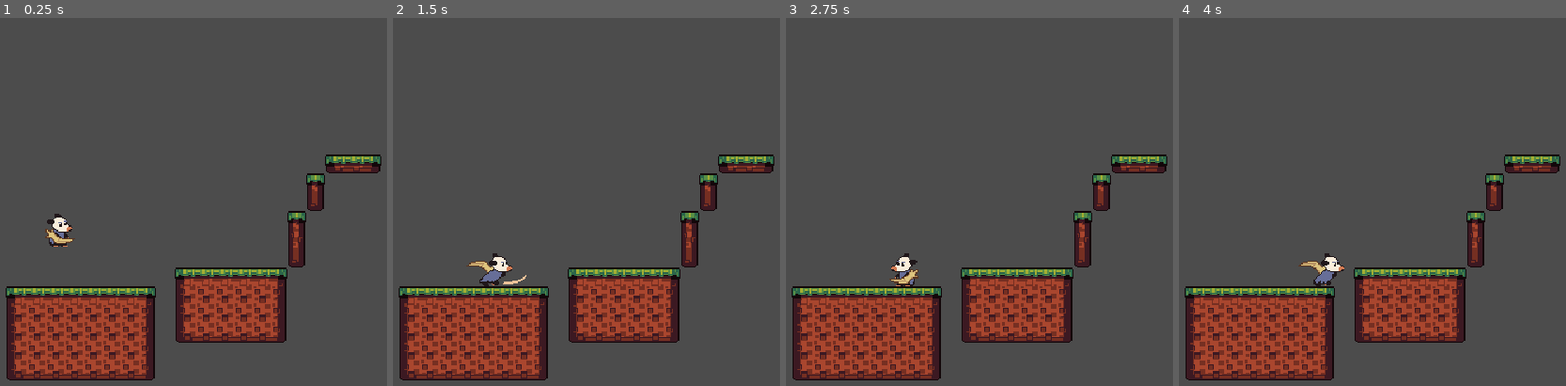
Above: before the commit, frames 1-4 (left to right).
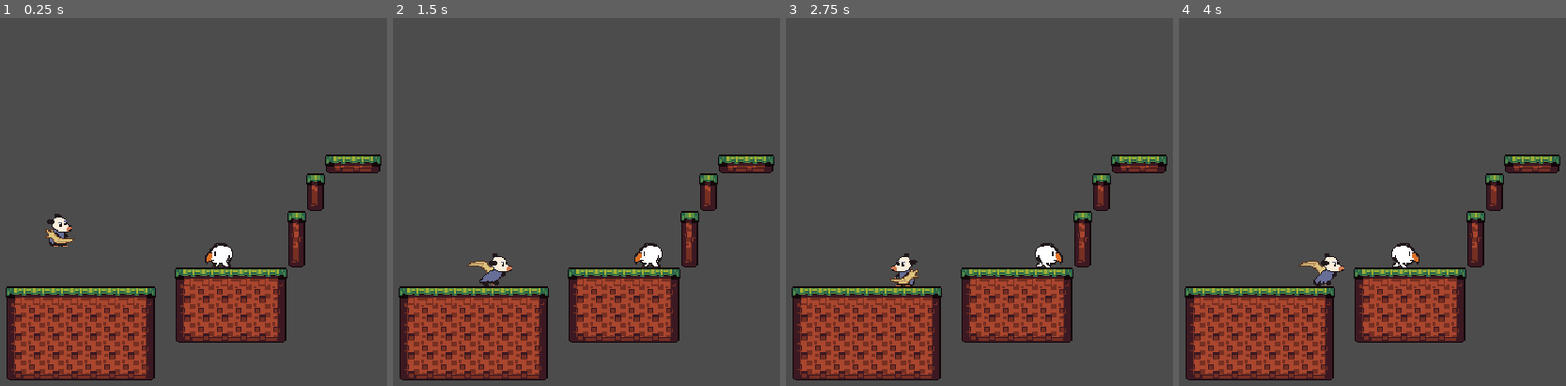
Above: after the commit, the same moments.

Repository: andhedrew/Didelphis
Game: Godot game, scene res://World.tscn
Same seed, same stepped clock (60 frames per second), same inputs: the game is played once before the commit and once after it.
Inputs:
- Up to frame 1 (0.25 s): no input
- Up to frame 2 (1.5 s): hold D (right) from 0.53 s (still down); tap X (attack) at 0.6, 1.35 s; tap Z (jump) at 0.77 s
- Up to frame 3 (2.75 s): tap Z (jump) at 1.52 s; release D (right) at 2.03 s; hold A (left) from 2.03 s (still down); tap X (attack) at 2.1 s
- Up to frame 4 (4 s): release A (left) at 2.78 s; hold D (right) from 2.78 s (still down); tap X (attack) at 2.85, 3.6 s; tap Z (jump) at 3.02, 3.77 s

The runs differ from the first frame. In frame 1, 0.4% of the frame differs, in the area x 52-61%, y 61-68%; in frame 2, 0.4%, in the area x 28-70%, y 61-73%; in frame 3, 0.4%; in frame 4, 0.4%.

Commit message:
Most basic of basic enemies

Diff:
--- /dev/null
+++ b/Actors/enemies/Enemy.gd
@@ -0,0 +1,2 @@
+extends KinematicBody2D
+class_name Enemy
--- /dev/null
+++ b/Actors/enemies/Enemy.tscn
@@ -0,0 +1,9 @@
+[gd_scene load_steps=3 format=2]
+
+[ext_resource path="res://actors/enemies/Enemy.gd" type="Script" id=1]
+[ext_resource path="res://hitboxes/hurtbox.tscn" type="PackedScene" id=2]
+
+[node name="KinematicBody2D" type="KinematicBody2D"]
+script = ExtResource( 1 )
+
+[node name="Area2D" parent="." instance=ExtResource( 2 )]
--- /dev/null
+++ b/Actors/enemies/Mushroom.gd
@@ -0,0 +1,46 @@
+extends Enemy
+
+var direction:= Vector2.RIGHT
+var velocity := Vector2.ZERO
+const SPEED := 25
+var health := 4
+var invulnerable := false
+export var gravity := 3.9
+export var max_fall_speed := 250
+
+onready var ledge_check_right := $ledge_check_right
+onready var ledge_check_left := $ledge_check_left
+onready var animated_sprite := $AnimatedSprite
+
+# Called when the node enters the scene tree for the first time.
+func _ready():
+	pass # Replace with function body.
+
+func _physics_process(delta):
+	var found_wall := is_on_wall()
+	var found_ledge = not ledge_check_right.is_colliding() or not ledge_check_left.is_colliding()
+	animated_sprite.play("walk")
+	if found_wall or found_ledge:
+		direction *= -1
+		animated_sprite.flip_h = !animated_sprite.flip_h
+
+	velocity = direction * SPEED
+	apply_gravity()
+	move_and_slide(velocity, Vector2.UP)
+
+	if invulnerable and $InvulnerableTimer.is_stopped():
+		invulnerable = false
+
+	if health < 0:
+		queue_free()
+
+
+func when_hitbox_area_entered(hitbox):
+	if hitbox is HitBox:
+		health = health - 1
+		$InvulnerableTimer.start()
+
+
+func apply_gravity():
+	velocity.y += gravity
+	velocity.y = min(velocity.y, max_fall_speed)
--- /dev/null
+++ b/Actors/enemies/Mushroom.tscn
@@ -0,0 +1,98 @@
+[gd_scene load_steps=13 format=2]
+
+[ext_resource path="res://Sprites/Paroot.png" type="Texture" id=1]
+[ext_resource path="res://actors/enemies/Mushroom.gd" type="Script" id=2]
+[ext_resource path="res://hitboxes/TakeDamageBox.tscn" type="PackedScene" id=3]
+[ext_resource path="res://hitboxes/hitbox.tscn" type="PackedScene" id=4]
+
+[sub_resource type="AtlasTexture" id=1]
+region = Rect2( 112, 16, 16, 16 )
+
+[sub_resource type="AtlasTexture" id=11]
+atlas = ExtResource( 1 )
+region = Rect2( 0, 0, 32, 32 )
+
+[sub_resource type="AtlasTexture" id=12]
+atlas = ExtResource( 1 )
+region = Rect2( 32, 0, 32, 32 )
+
+[sub_resource type="AtlasTexture" id=13]
+atlas = ExtResource( 1 )
+region = Rect2( 64, 0, 32, 32 )
+
+[sub_resource type="SpriteFrames" id=7]
+animations = [ {
+"frames": [ SubResource( 1 ) ],
+"loop": true,
+"name": "hurt",
+"speed": 5.0
+}, {
+"frames": [ SubResource( 11 ) ],
+"loop": true,
+"name": "idle",
+"speed": 5.0
+}, {
+"frames": [ SubResource( 12 ), SubResource( 13 ) ],
+"loop": true,
+"name": "walk",
+"speed": 10.0
+} ]
+
+[sub_resource type="RectangleShape2D" id=8]
+extents = Vector2( 9, 9.5 )
+
+[sub_resource type="RectangleShape2D" id=9]
+extents = Vector2( 9.5, 10 )
+
+[sub_resource type="RectangleShape2D" id=10]
+extents = Vector2( 9.5, 8.5 )
+
+[node name="Paroot" type="KinematicBody2D"]
+collision_layer = 4
+collision_mask = 5
+script = ExtResource( 2 )
+
+[node name="AnimatedSprite" type="AnimatedSprite" parent="."]
+position = Vector2( -1, -13 )
+frames = SubResource( 7 )
+animation = "idle"
+
+[node name="CollisionShape2D" type="CollisionShape2D" parent="."]
+position = Vector2( -2, -9.5 )
+shape = SubResource( 8 )
+
+[node name="ledge_check_right" type="RayCast2D" parent="."]
+position = Vector2( 1, -1 )
+enabled = true
+cast_to = Vector2( 0, 2 )
+
+[node name="ledge_check_left" type="RayCast2D" parent="."]
+position = Vector2( -1, -1 )
+enabled = true
+cast_to = Vector2( 0, 2 )
+
+[node name="hurtbox" parent="." instance=ExtResource( 3 )]
+collision_layer = 4
+collision_mask = 8
+monitorable = false
+
+[node name="CollisionShape2D" parent="hurtbox" index="0"]
+position = Vector2( -1.5, -10 )
+shape = SubResource( 9 )
+
+[node name="hitbox" parent="." instance=ExtResource( 4 )]
+collision_layer = 16
+collision_mask = 2
+monitoring = false
+
+[node name="CollisionShape2D" parent="hitbox" index="0"]
+position = Vector2( -1.5, -8.5 )
+shape = SubResource( 10 )
+
+[node name="InvulnerableTimer" type="Timer" parent="."]
+wait_time = 0.5
+
+[connection signal="area_entered" from="hurtbox" to="." method="when_hitbox_area_entered"]
+
+[editable path="hurtbox"]
+[editable path="hitbox"]
--- a/Actors/player.gd
+++ b/Actors/player.gd
@@ -138,8 +138,6 @@
 	apply_acceleration(input.x)
 
 
-
-
 func fall_state(input, attack):
 	velocity = move_and_slide(velocity, Vector2.UP)
 
--- a/Weapons/Projectiles/projectile.tscn
+++ b/Weapons/Projectiles/projectile.tscn
@@ -28,17 +28,22 @@
 radius = 15.0333
 
 [node name="Projectile" type="KinematicBody2D"]
+collision_layer = 8
+collision_mask = 5
 script = ExtResource( 2 )
-damage = 10
-speed = 3.0
+damage = 1
+speed = 4.0
 lifespan = 2.0
 
 [node name="AnimatedSprite" type="AnimatedSprite" parent="."]
 frames = SubResource( 3 )
-frame = 1
+frame = 2
 playing = true
 
 [node name="Hitbox" parent="." instance=ExtResource( 3 )]
+collision_layer = 8
+collision_mask = 4
+damage = 1
 
 [node name="CollisionShape2D" parent="Hitbox" index="0"]
 shape = SubResource( 4 )
--- a/World.tscn
+++ b/World.tscn
@@ -1,9 +1,10 @@
-[gd_scene load_steps=6 format=2]
+[gd_scene load_steps=7 format=2]
 
 [ext_resource path="res://Actors/Player.tscn" type="PackedScene" id=1]
 [ext_resource path="res://Weapons/BaseWeapon.tscn" type="PackedScene" id=2]
 [ext_resource path="res://Tileset.tres" type="TileSet" id=3]
 [ext_resource path="res://World.gd" type="Script" id=4]
+[ext_resource path="res://Actors/enemies/Mushroom.tscn" type="PackedScene" id=5]
 [ext_resource path="res://Weapons/Projectiles/projectile.tscn" type="PackedScene" id=6]
 
 [node name="World" type="Node"]
@@ -21,4 +22,7 @@
 format = 1
 tile_data = PoolIntArray( -720868, 3, 131077, -720867, 3, 131078, -720866, 3, 131079, -655333, 3, 131076, -589797, 3, 2 …(1299 unchanged characters)…
 
+[node name="Paroot" parent="." instance=ExtResource( 5 )]
+position = Vector2( 354, -80 )
+
 [editable path="Player/BaseWeapon"]
--- a/project.godot
+++ b/project.godot
@@ -13,6 +13,11 @@
 "class": "Actor",
 "language": "GDScript",
 "path": "res://Actors/actor.gd"
+}, {
+"base": "KinematicBody2D",
+"class": "Enemy",
+"language": "GDScript",
+"path": "res://Actors/enemies/Enemy.gd"
 }, {
 "base": "Area2D",
 "class": "HitBox",
@@ -31,6 +36,7 @@
 } ]
 _global_script_class_icons={
 "Actor": "",
+"Enemy": "",
 "HitBox": "",
 "HurtBox": "",
 "Weapon": ""
Binary file changed: Sprites/Player.png
Binary file changed: Sprites/player_weapon_claw.png
